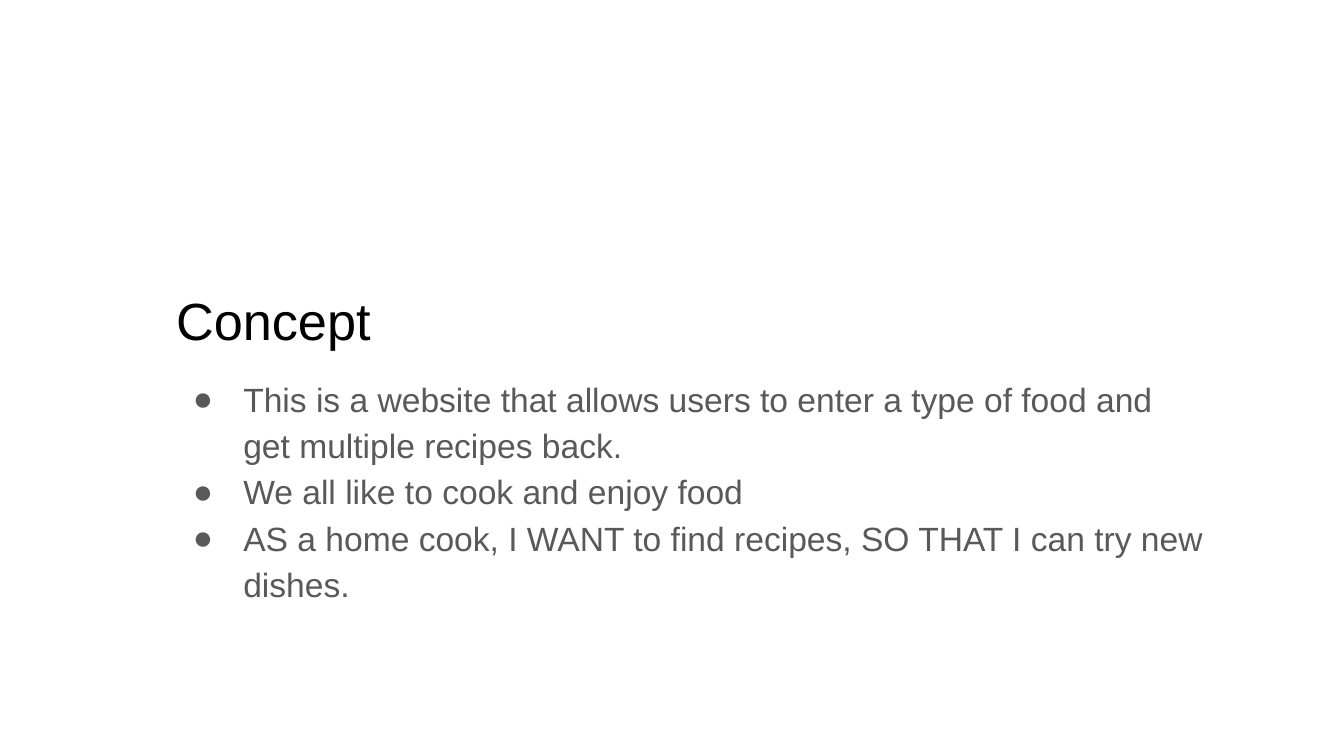
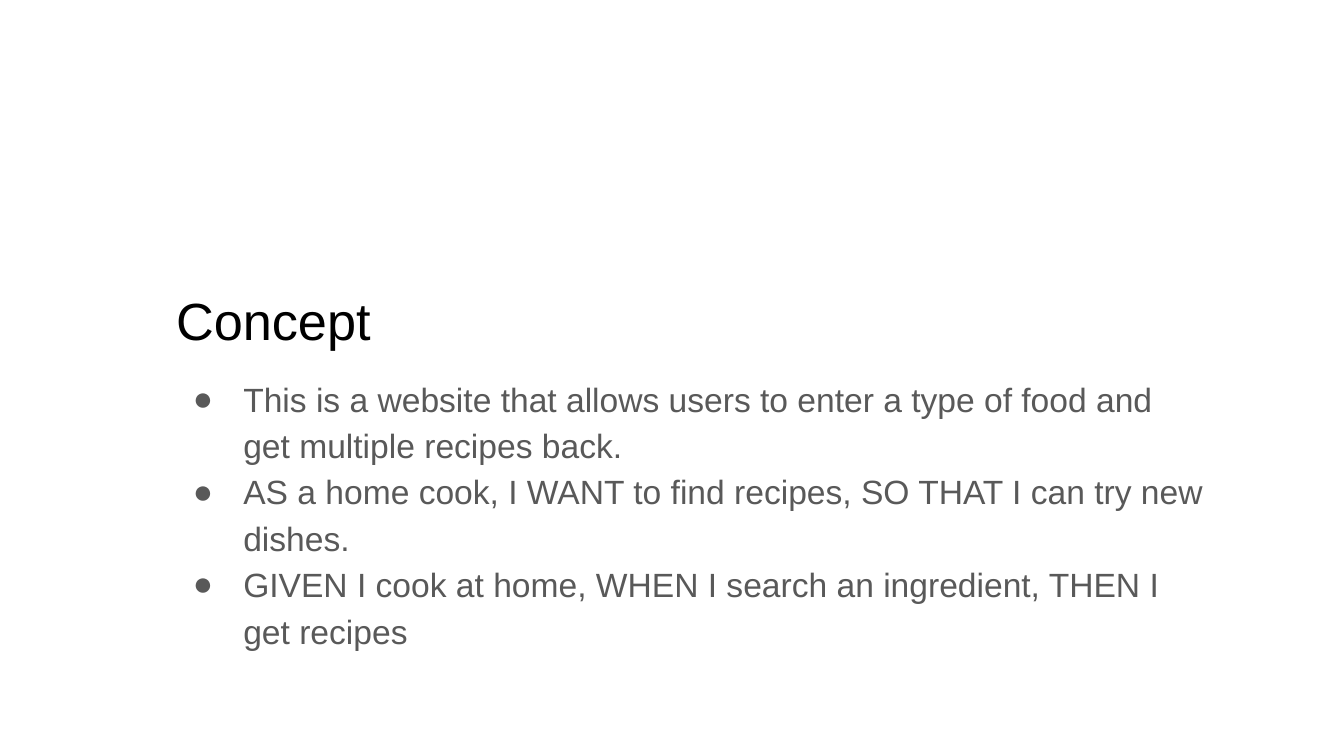
Before and after one commit to cmrotruck/recipe-search, a slide deck: slide 3 of PowerPoint/Recipe Search App.pptx. Drawn at 1344x756 pixels with LibreOffice and Linux fonts; fonts in the diff are those of the drawing; background and template pictures are left out. Boxes give left, top, right and bottom in pixels: in the first picture for what was removed or moved away, otherwise in the second. Text is boxed around its words. In the diff, an @@ line names an element or a change of style, - is before the commit and + after.

Commit message:
Finished powerpoint slides

```diff
--- a/PowerPoint/Recipe Search App.pptx
+++ b/PowerPoint/Recipe Search App.pptx
@@ text at [243,479,743,511]: paragraph removed @@
-● We all like to cook and enjoy food
@@ text at [243,572,1159,603]: paragraph added @@
+● GIVEN I cook at home, WHEN I search an ingredient, THEN I get recipes
```
Also in this commit, not shown: 3 other slides changed, 2 slides added, 2 slides removed.
